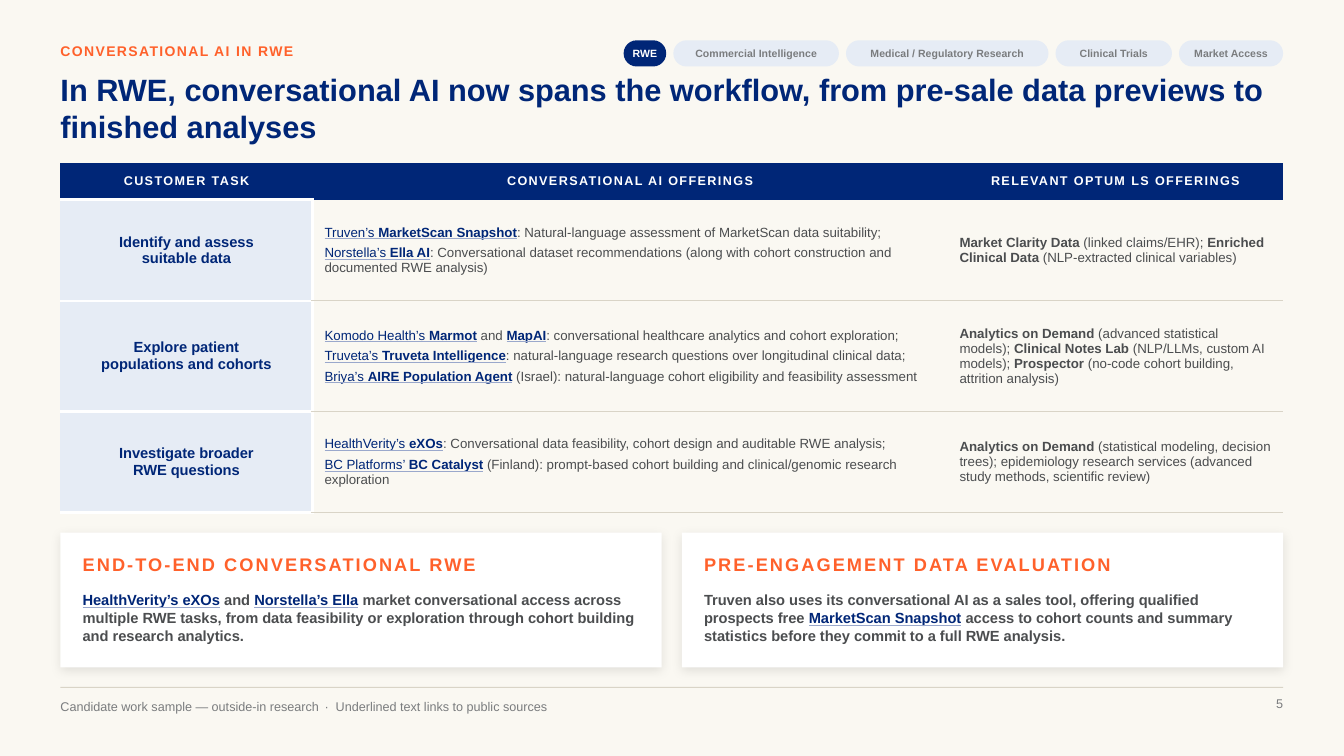
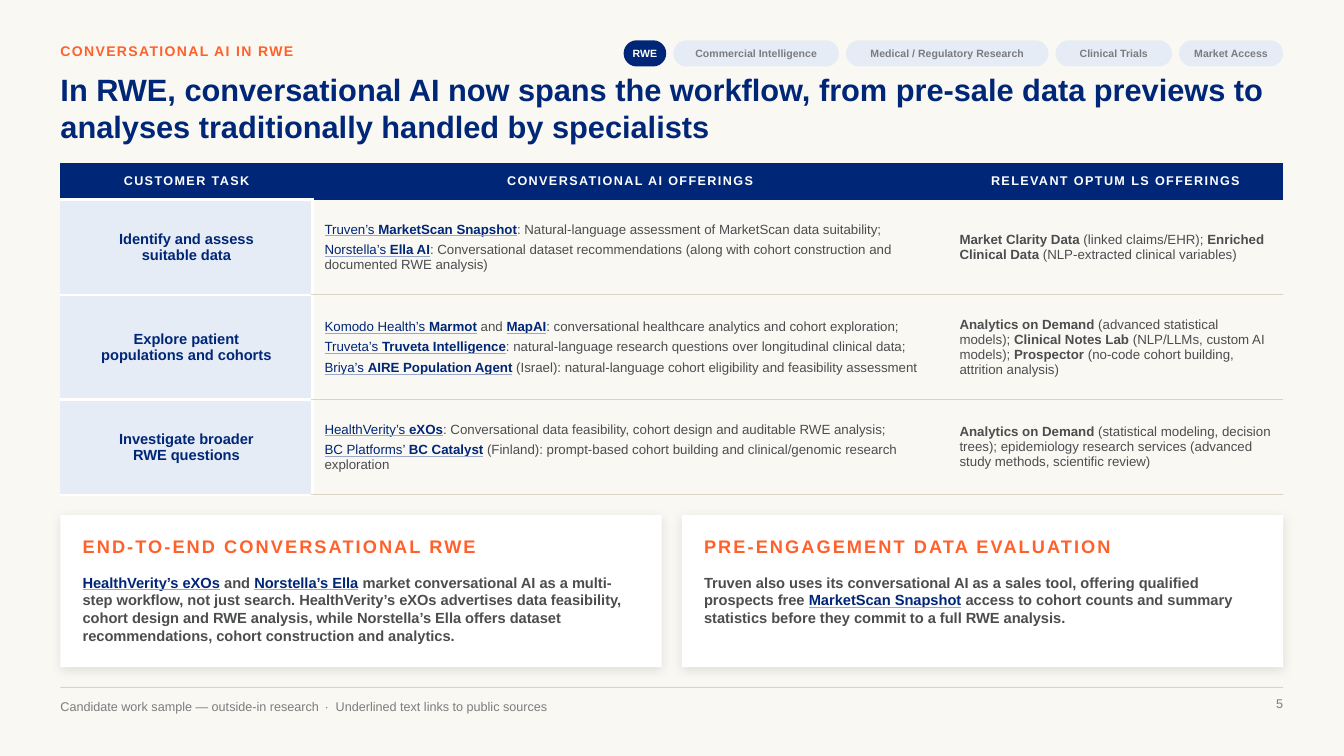
Before and after one commit to marinojt/test, a slide deck: slide 5 of deck/Optum-LS-Conversational-AI-10.16.pptx. Drawn at 1344x756 pixels with LibreOffice and Linux fonts; fonts in the diff are those of the drawing. Boxes give left, top, right and bottom in pixels: in the first picture for what was removed or moved away, otherwise in the second. Text is boxed around its words. In the diff, an @@ line names an element or a change of style, - is before the commit and + after.

```diff
--- a/deck/Optum-LS-Conversational-AI-10.16.pptx
+++ b/deck/Optum-LS-Conversational-AI-10.16.pptx
@@ title at [60, 78, 1263, 143]: text changed @@
-In RWE, conversational AI now spans the workflow, from pre-sale data previews to finished analyses
+In RWE, conversational AI now spans the workflow, from pre-sale data previews to analyses traditionally handled by specialists
@@ table: place and size @@
-table at [60, 163, 1284, 512]
+table at [60, 163, 1284, 495]
@@ rectangle: place and size @@
-rectangle at [60, 533, 661, 667]
+rectangle at [60, 515, 661, 667]
@@ text "END-TO-END CONVERSATIONAL RWE": place and size @@
-text "END-TO-END CONVERSATIONAL RWE" at [135, 558, 162, 571]
+text "END-TO-END CONVERSATIONAL RWE" at [135, 540, 162, 553]
@@ rectangle: place and size @@
-rectangle at [682, 533, 1282, 667]
+rectangle at [682, 515, 1282, 667]
@@ text "PRE-ENGAGEMENT DATA EVALUATION": place and size @@
-text "PRE-ENGAGEMENT DATA EVALUATION" at [705, 554, 1262, 582]
+text "PRE-ENGAGEMENT DATA EVALUATION" at [705, 535, 1262, 564]
@@ text at [83, 577, 621, 644]: text changed @@
-HealthVerity’s eXOs and Norstella’s Ella market conversational access across multiple RWE tasks, from data feasibility or exploration through cohort building and research analytics.
+HealthVerity’s eXOs and Norstella’s Ella market conversational AI as a multi-step workflow, not just search. HealthVerity’s eXOs advertises data feasibility, cohort design and RWE analysis, while Norstella’s Ella offers dataset recommendations, cohort construction and analytics.
@@ text "Truven also uses its conversational ...": place and size @@
-text "Truven also uses its conversational ..." at [704, 594, 1232, 644]
+text "Truven also uses its conversational ..." at [704, 577, 1232, 626]
```
Also in this commit, not shown: 4 other slides changed, 6 other files.
